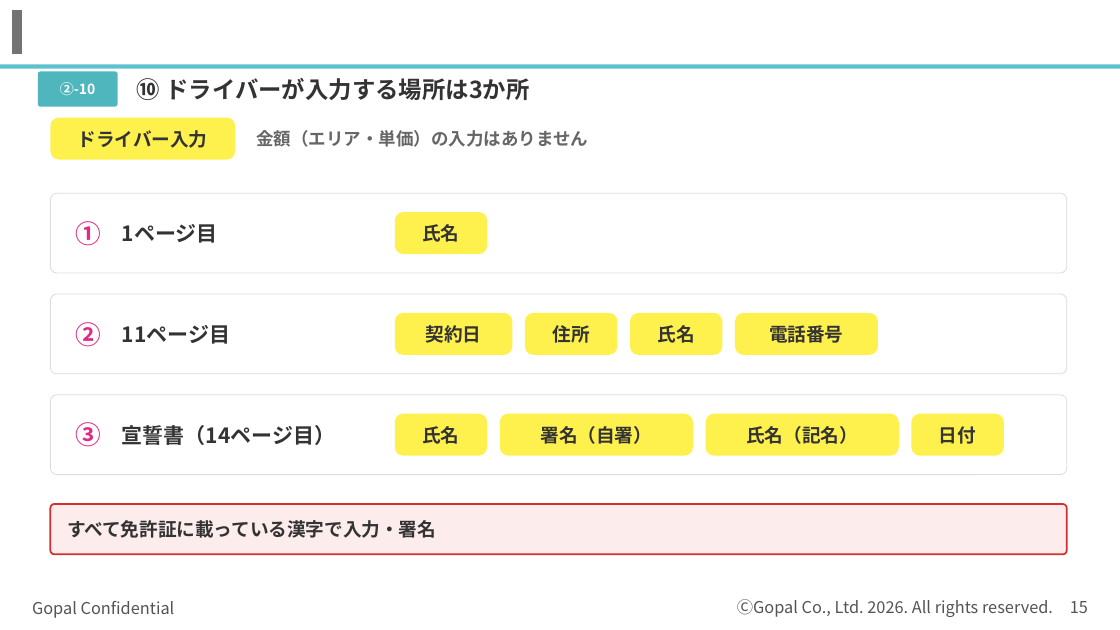
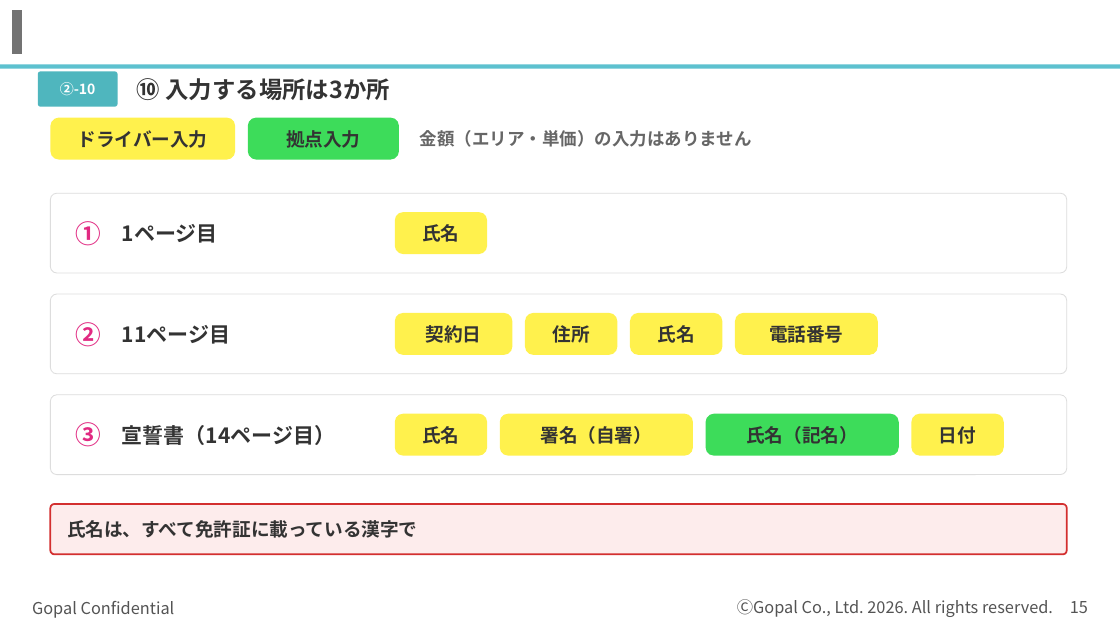
Before and after one commit to kagayugopal-eng/tamu, a slide deck: slide 15 of out/登録の流れ_書類準備まで.pptx. Drawn at 1120x630 pixels with LibreOffice and Linux fonts; fonts in the diff are those of the drawing; background and template pictures are left out. Boxes give left, top, right and bottom in pixels: in the first picture for what was removed or moved away, otherwise in the second. Text is boxed around its words. In the diff, an @@ line names an element or a change of style, - is before the commit and + after.

```diff
--- a/out/登録の流れ_書類準備まで.pptx
+++ b/out/登録の流れ_書類準備まで.pptx
@@ text at [137, 78, 390, 100]: text changed @@
-⑩ ドライバーが入力する場所は3か所
+⑩ 入力する場所は3か所
@@ rounded rectangle added at [248, 118, 399, 160], fill #3DDC5A @@
@@ text "金額（エリア・単価）の入力はありません": place and size @@
-text "金額（エリア・単価）の入力はありません" at [256, 130, 588, 147]
+text "金額（エリア・単価）の入力はありません" at [420, 130, 752, 147]
@@ text added at [286, 130, 360, 148], 16 pt, text #333333, bold @@
+拠点入力
@@ rounded rectangle at [706, 413, 899, 455]: fill #FFF14D to #3DDC5A @@
@@ text at [67, 520, 417, 538]: text changed @@
-すべて免許証に載っている漢字で入力・署名
+氏名は、すべて免許証に載っている漢字で
```
Also in this commit, not shown: 4 other slides changed.
